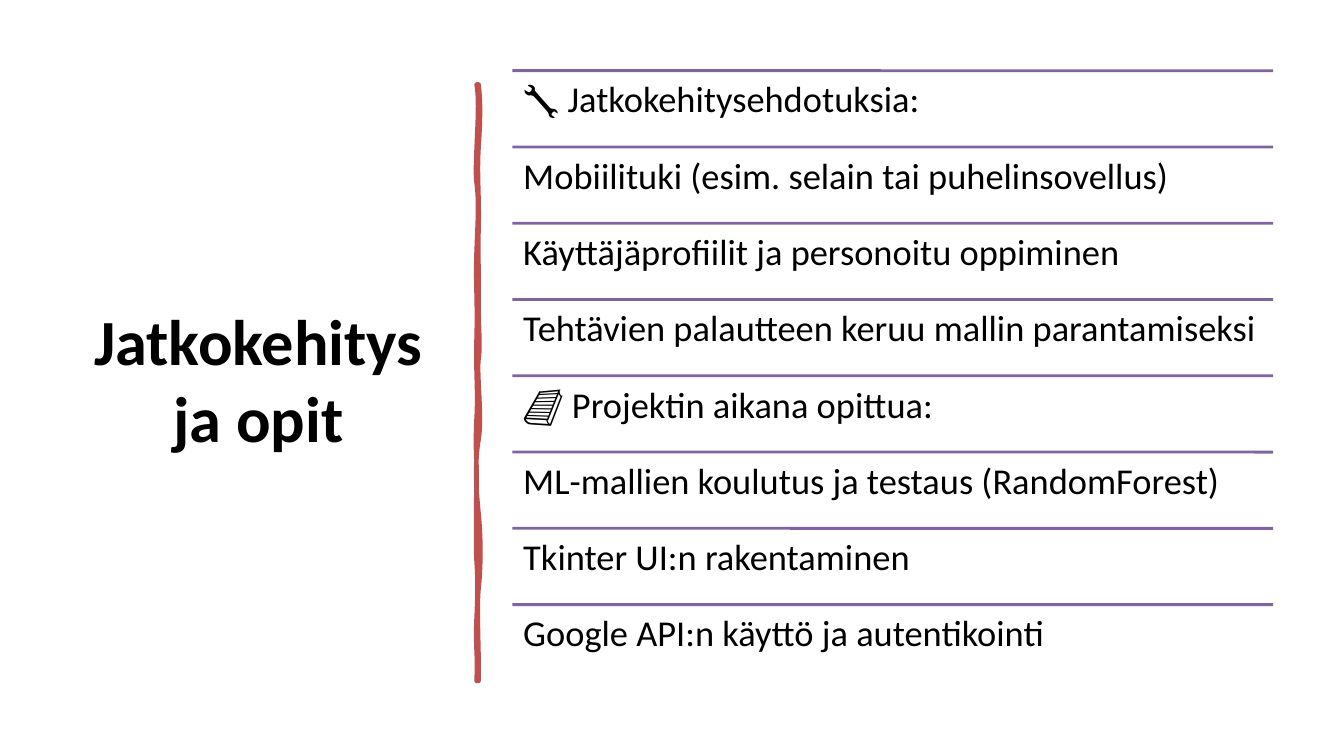
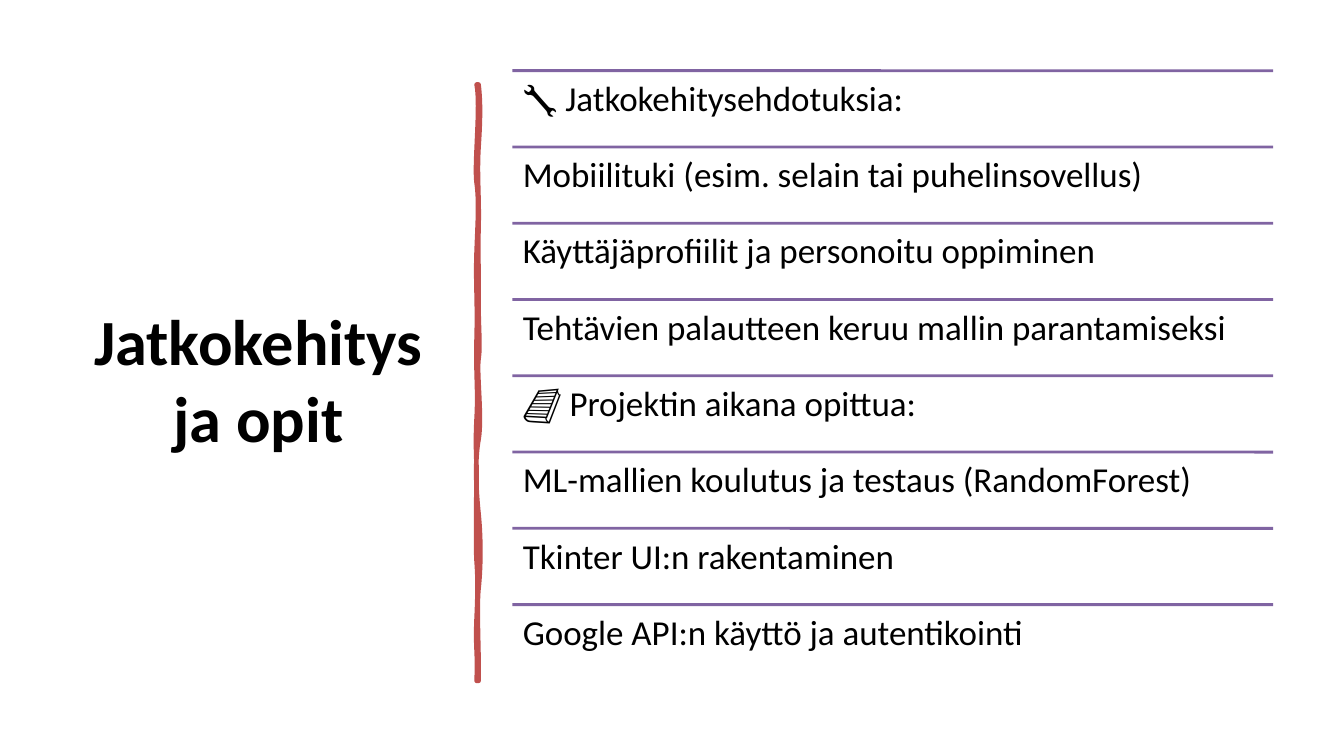
Before and after one commit to jounikivi/aikataulutusassistentti, a slide deck: slide 12 of Älykäs_Aikataulutusassistentti_2025_esitys.pptx. Drawn at 1344x756 pixels with LibreOffice and Linux fonts; fonts in the diff are those of the drawing. Boxes give left, top, right and bottom in pixels: in the first picture for what was removed or moved away, otherwise in the second. Text is boxed around its words. In the diff, an @@ line names an element or a change of style, - is before the commit and + after.

```diff
--- a/Älykäs_Aikataulutusassistentti_2025_esitys.pptx
+++ b/Älykäs_Aikataulutusassistentti_2025_esitys.pptx
@@ size 26 to 25 pt in 8 elements at (565, 86, 903, 117), (523, 161, 1142, 193), (523, 238, 1095, 269), (523, 315, 1226, 346), (570, 391, 916, 422), (523, 466, 1191, 498), (523, 544, 893, 570), (523, 620, 1023, 651) @@
```
Also in this commit, not shown: 1 other slide changed.
